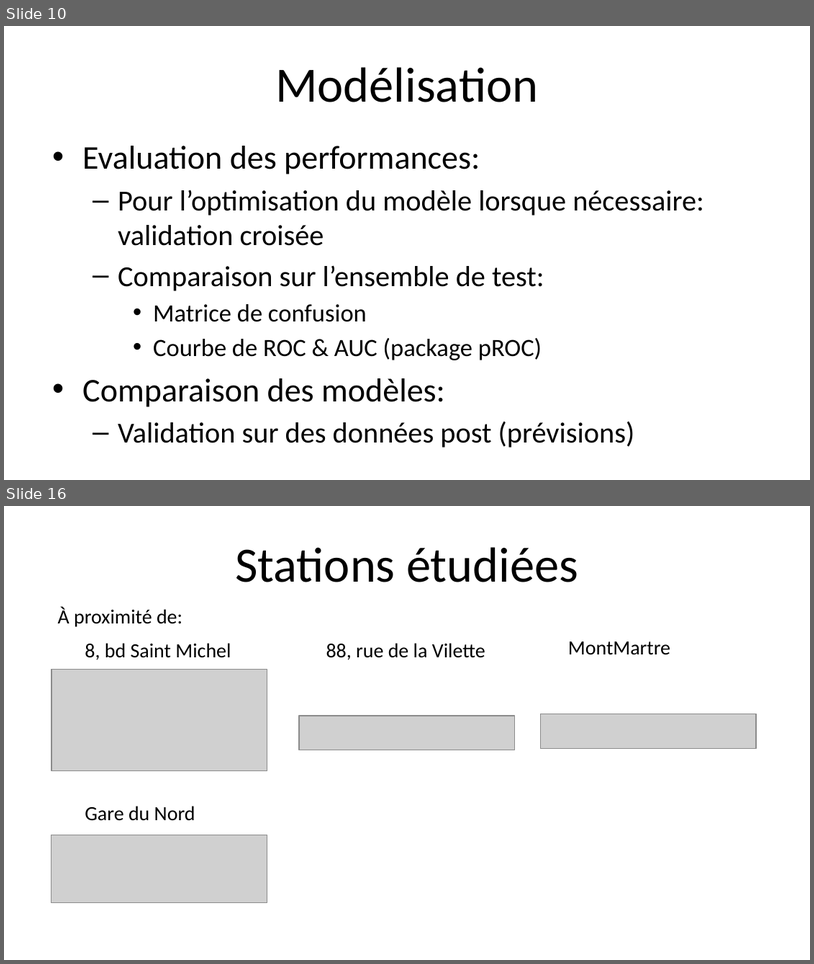
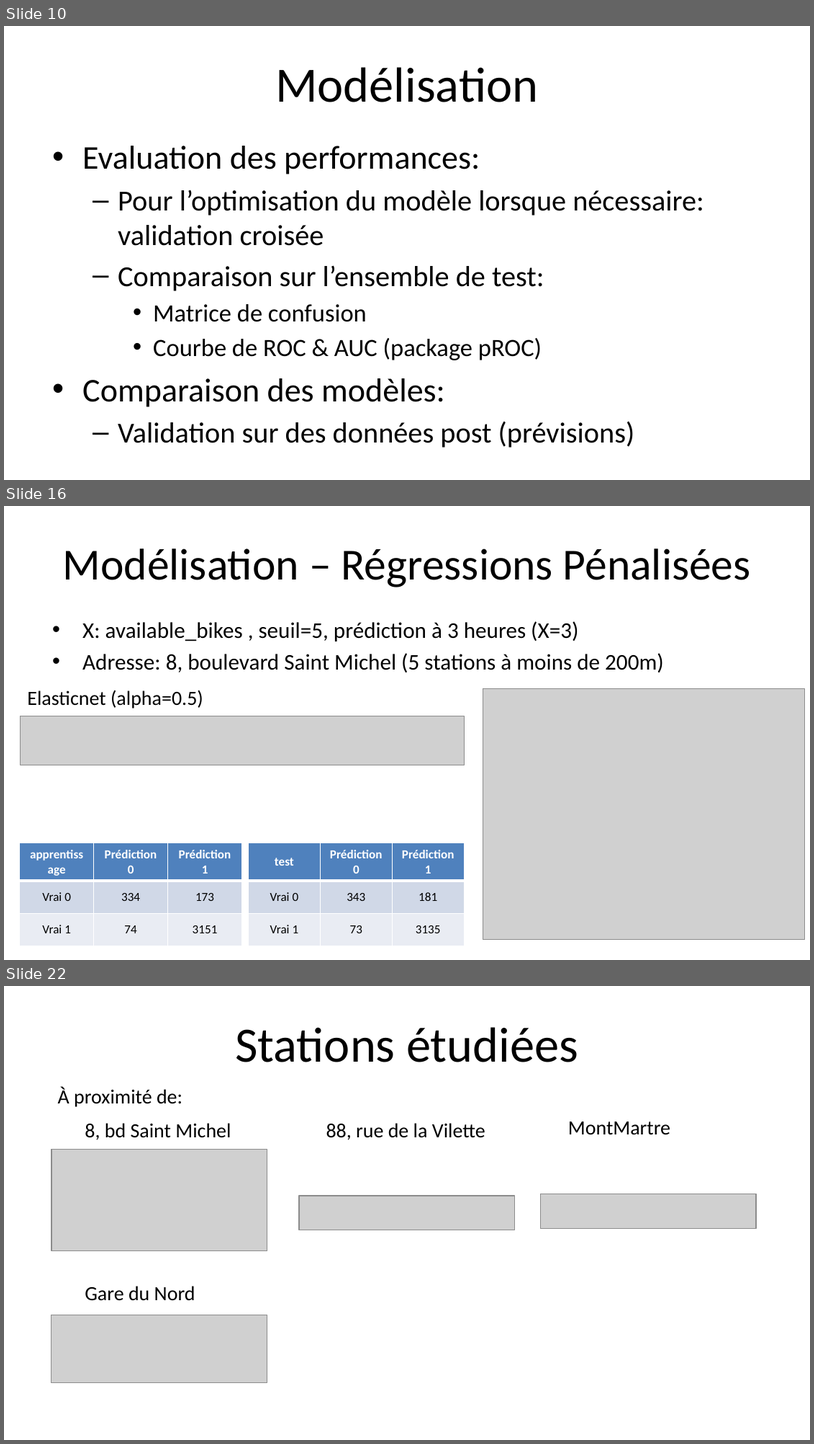
Before and after one commit to DianeBeldame/AppVelib, a slide deck: Presentation v0.2.pptx. Shown one above the other, each under a label of ours: slides 10 and 16 before the commit, slides 10, 16 and 22 after it; the slides between them are not shown. The pictures are 814x964 and 814x1444 pixels, drawn with LibreOffice and Linux fonts; fonts in the diff are those of the drawing; grey boxes stand for pictures. Boxes give left, top, right and bottom in pixels: in the first picture for what was removed or moved away, otherwise in the second. Text is boxed around its words. In the diff, an @@ line names an element or a change of style, - is before the commit and + after.

```diff
--- a/Presentation v0.2.pptx
+++ b/Presentation v0.2.pptx
@@ slide 16 added at bbox=[4, 506, 810, 960], background #FFFFFF @@
@@ title added at bbox=[63, 548, 751, 587], 39.6 pt, text #000000 @@
+Modélisation – Régressions Pénalisées
@@ text added at bbox=[82, 621, 664, 672], 20 pt, text #000000 @@
+• X: available_bikes , seuil=5, prédiction à 3 heures (X=3)
+• Adresse: 8, boulevard Saint Michel (5 stations à moins de 200m)
@@ text added at bbox=[27, 690, 203, 708], 18 pt, text #000000 @@
+Elasticnet (alpha=0.5)
@@ picture added at bbox=[483, 688, 805, 939] @@
@@ picture added at bbox=[20, 716, 465, 764] @@
@@ table added at bbox=[19, 842, 242, 945], 3 rows, 3 columns @@
+apprentissage | Prédiction 0 | Prédiction 1
+Vrai 0 | 334 | 173
+Vrai 1 | 74 | 3151
@@ table added at bbox=[248, 842, 463, 945], 3 rows, 3 columns @@
+test | Prédiction 0 | Prédiction 1
+Vrai 0 | 343 | 181
+Vrai 1 | 73 | 3135
@@ what was slide 16 is now slide 22 @@
```
Also in this commit, not shown: 4 slides changed, 6 other slides added, 1 slide removed, 2 other files.
